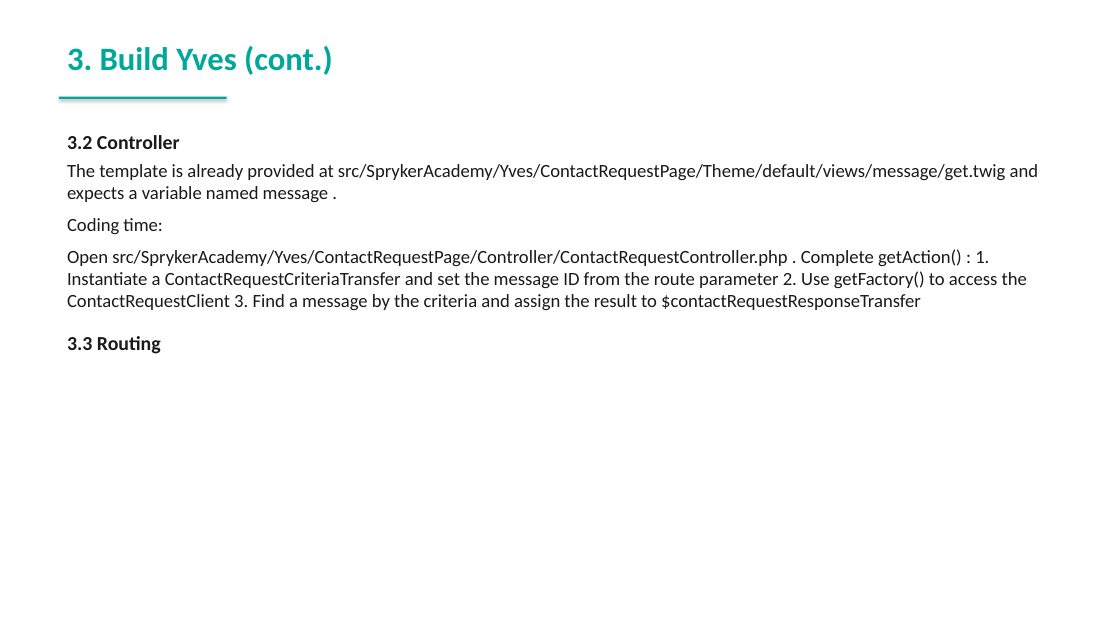
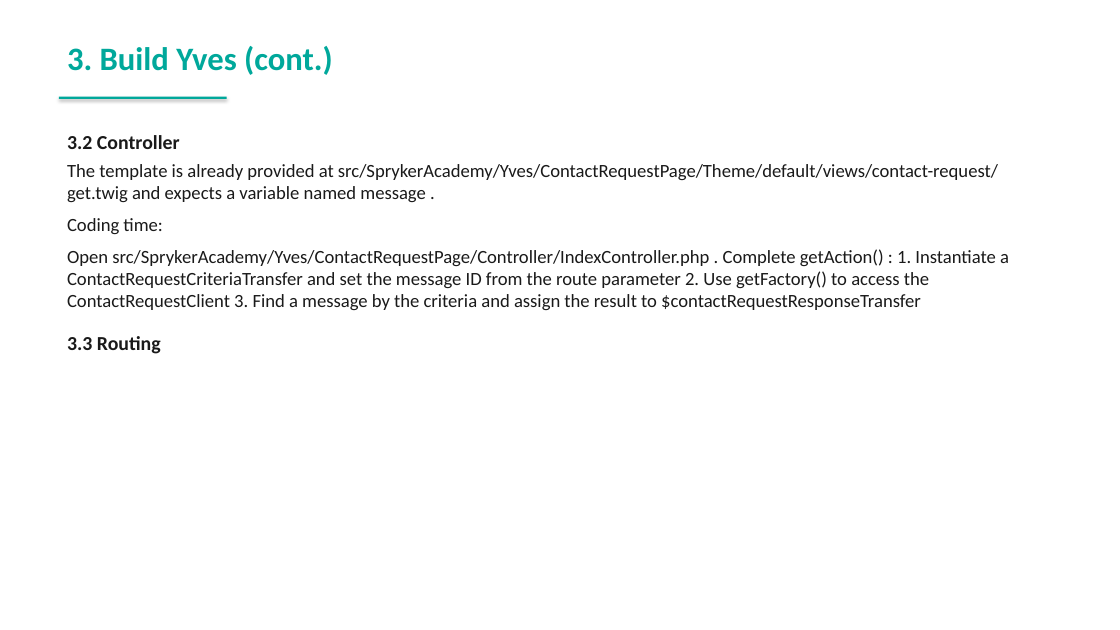
Before and after one commit to spryker-academy/instructor-exercises, a slide deck: slide 121 of guides-pptx/spryker-academy-fundamental.pptx (slide 120 before the commit). Drawn at 1120x630 pixels with LibreOffice and Linux fonts; fonts in the diff are those of the drawing. Boxes give left, top, right and bottom in pixels: in the first picture for what was removed or moved away, otherwise in the second. Text is boxed around its words. In the diff, an @@ line names an element or a change of style, - is before the commit and + after.

Commit message:
fix: regenerate PowerPoint guides from updated HTML
- Synced spryker-academy-fundamental.pptx with HTML guides
- Synced spryker-academy-professional.pptx with HTML guides

```diff
--- a/guides-pptx/spryker-academy-fundamental.pptx
+++ b/guides-pptx/spryker-academy-fundamental.pptx
@@ text at (x1=67, y1=164, x2=998, y2=202): text changed @@
-The template is already provided at src/SprykerAcademy/Yves/ContactRequestPage/Theme/default/views/message/get.twig and expects a variable named message .
+The template is already provided at src/SprykerAcademy/Yves/ContactRequestPage/Theme/default/views/contact-request/get.twig and expects a variable named message .
@@ text at (x1=67, y1=249, x2=1009, y2=310): text changed @@
-Open src/SprykerAcademy/Yves/ContactRequestPage/Controller/ContactRequestController.php . Complete getAction() : 1. Instantiate a ContactRequestCriteriaTransfer and set the message ID from the route parameter 2. Use getFactory() to access the ContactRequestClient 3. Find a message by the criteria and assign the result to $contactRequestResponseTransfer
+Open src/SprykerAcademy/Yves/ContactRequestPage/Controller/IndexController.php . Complete getAction() : 1. Instantiate a ContactRequestCriteriaTransfer and set the message ID from the route parameter 2. Use getFactory() to access the ContactRequestClient 3. Find a message by the criteria and assign the result to $contactRequestResponseTransfer
```
Also in this commit, not shown: 9 other slides changed, 1 slide added, 1 other file.
